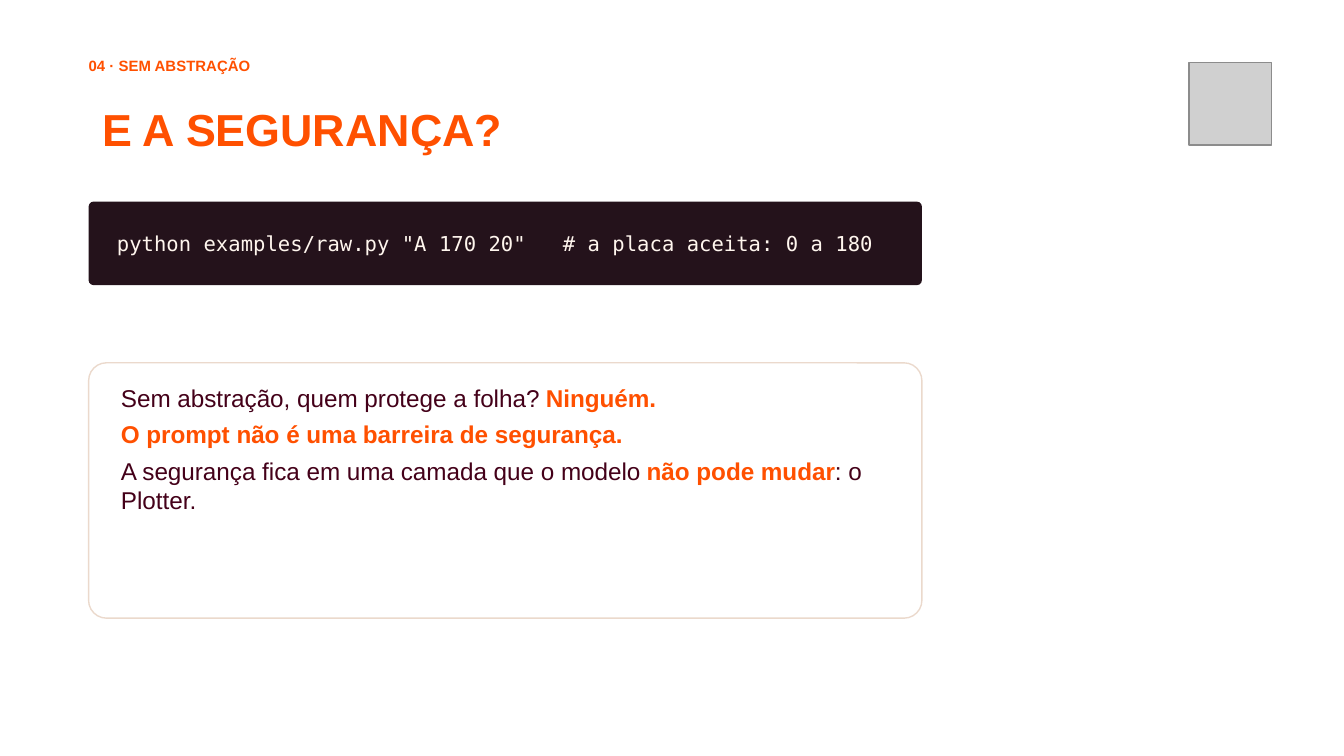
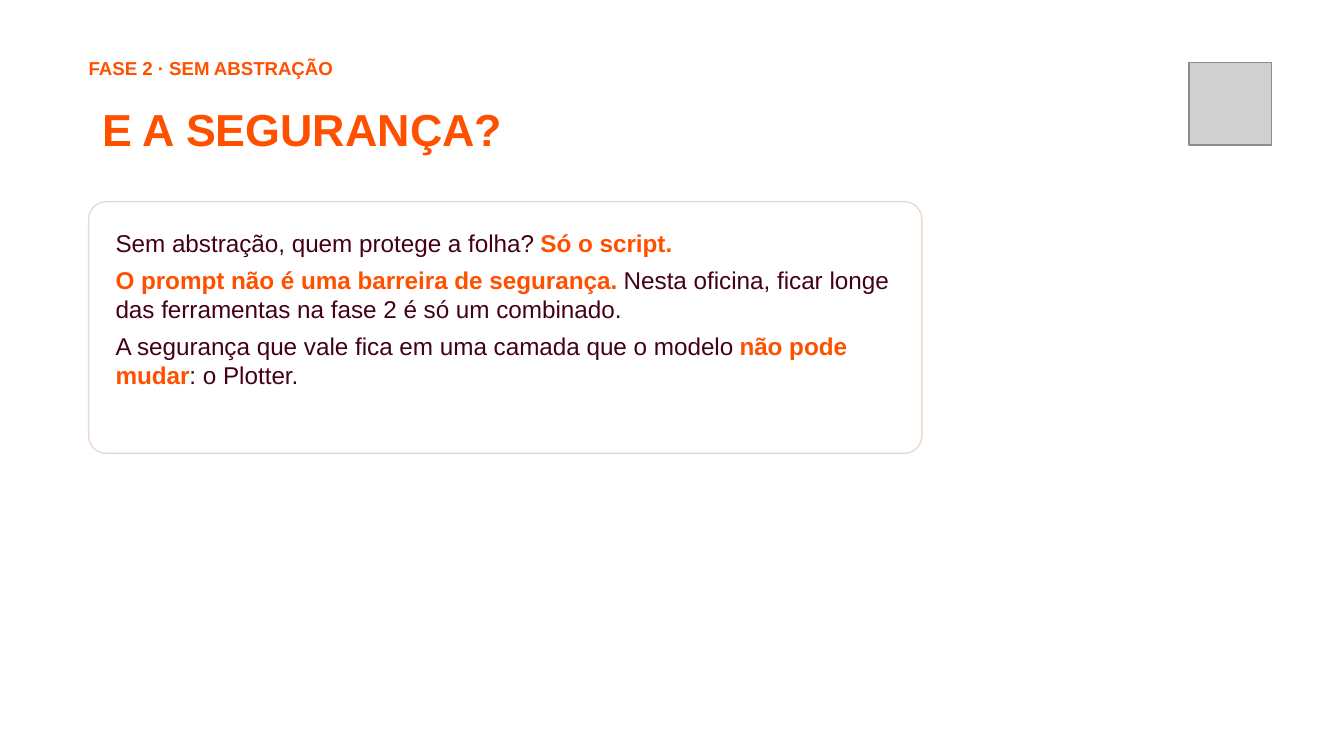
Before and after one commit to jhlr/plotter, a slide deck: slide 26 of workshop/dinamica-ia-hardware.pptx (slide 23 before the commit). Drawn at 1344x756 pixels with LibreOffice and Linux fonts; fonts in the diff are those of the drawing; grey boxes stand for pictures; background and template pictures are left out. Boxes give left, top, right and bottom in pixels: in the first picture for what was removed or moved away, otherwise in the second. Text is boxed around its words. In the diff, an @@ line names an element or a change of style, - is before the commit and + after.

```diff
--- a/workshop/dinamica-ia-hardware.pptx
+++ b/workshop/dinamica-ia-hardware.pptx
@@ text at <box>89,60,333,79</box>: text changed; size 8 to 10 pt @@
-04 · SEM ABSTRAÇÃO
+FASE 2 · SEM ABSTRAÇÃO
@@ rounded rectangle: place and size @@
-rounded rectangle at <box>89,363,922,618</box>
+rounded rectangle at <box>89,202,922,453</box>
@@ rounded rectangle removed at <box>89,202,922,285</box> @@
-python examples/raw.py "A 170 20" # a placa aceita: 0 a 180
@@ text at <box>116,234,889,385</box>: text changed @@
-Sem abstração, quem protege a folha? Ninguém.
-O prompt não é uma barreira de segurança.
-A segurança fica em uma camada que o modelo não pode mudar: o Plotter.
+Sem abstração, quem protege a folha? Só o script.
+O prompt não é uma barreira de segurança. Nesta oficina, ficar longe das ferramentas na fase 2 é só um combinado.
+A segurança que vale fica em uma camada que o modelo não pode mudar: o Plotter.
```
Also in this commit, not shown: 21 other slides changed, 10 slides added, 6 slides removed, 36 other files.
